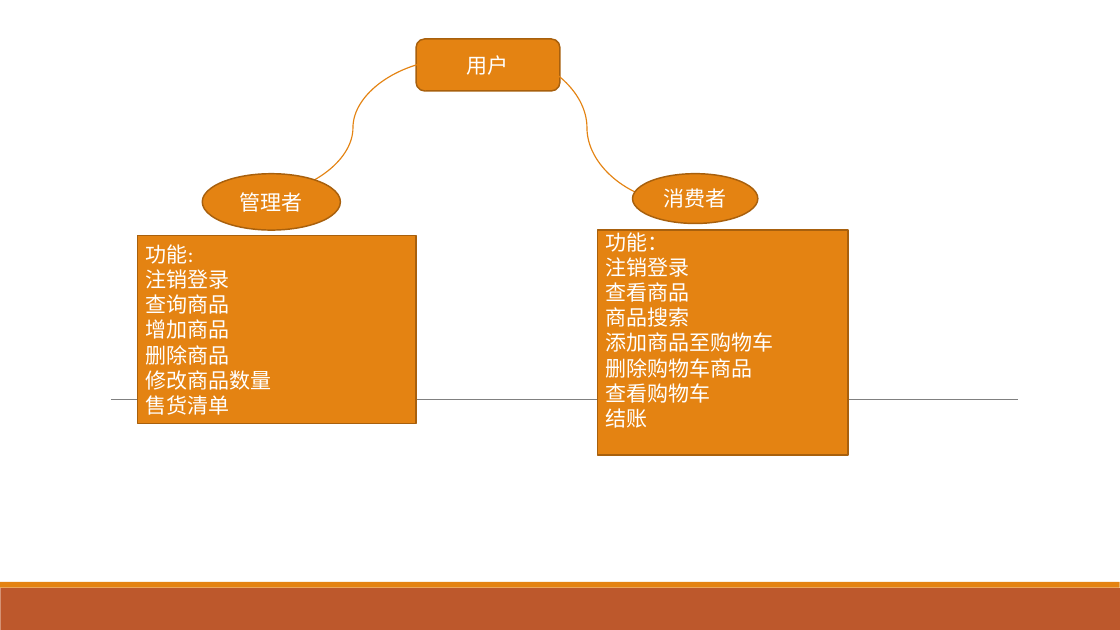
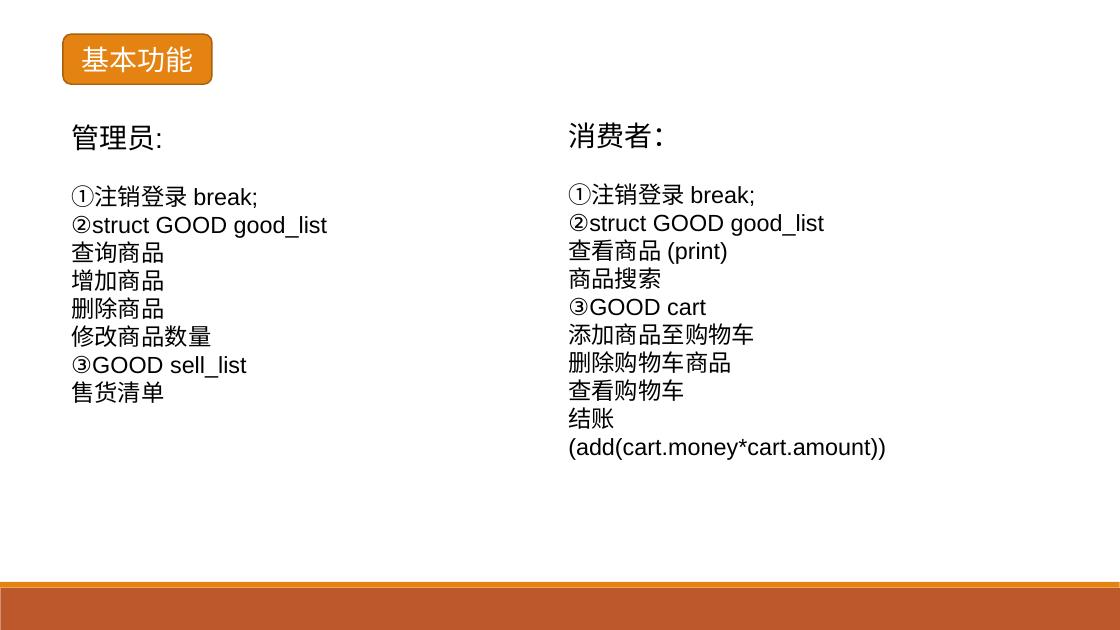
Before and after one commit to kingyaaa/Winter_Project, a slide deck: slide 2 of Project/winter project.pptx (slide 1 before the commit). Drawn at 1120x630 pixels with LibreOffice and Linux fonts; fonts in the diff are those of the drawing. Boxes give left, top, right and bottom in pixels: in the first picture for what was removed or moved away, otherwise in the second. Text is boxed around its words. In the diff, an @@ line names an element or a change of style, - is before the commit and + after.

```diff
--- a/Project/winter project.pptx
+++ b/Project/winter project.pptx
@@ rounded rectangle added at [63,34,212,85], fill #E48312, outline #A9610D 1.25 pt, 24 pt, text #FFFFFF @@
+基本功能
@@ rounded rectangle removed at [416,39,560,91] @@
-用户
@@ curved double arrow removed from (497, 54) to (678, 202) @@
@@ curved double arrow removed from (452, 60) to (255, 196) @@
@@ text "管理员:" at [71,124,327,403]: fill #E48312 to none; outline #A9610D 1.25 pt to none @@
@@ text "管理员:": place and size @@
-text "管理员:" at [138,235,417,423]
+text "管理员:" at [71,124,327,403]
@@ text at [71,124,327,238]: text changed; size 18 to 20 pt; font Calibri to Arial; text colour #FFFFFF to #000000 @@
-功能:
-注销登录
+管理员:
+①注销登录 break;
+②struct GOOD good_list
@@ text "消费者：": place and size @@
-text "消费者：" at [597,230,848,455]
+text "消费者：" at [568,122,886,460]
@@ text "消费者：" at [568,122,886,460]: fill #E48312 to none; outline #A9610D 1.25 pt to none @@
@@ text at [568,122,824,264]: text changed; size 18 to 20 pt; font Calibri to Arial; text colour #FFFFFF to #000000 @@
-功能：
-注销登录
-查看商品
+消费者：
+①注销登录 break;
+②struct GOOD good_list
+查看商品 (print)
@@ ellipse removed at [202,174,340,230] @@
-管理者
@@ ellipse removed at [633,174,758,223] @@
-消费者
@@ text at [71,241,211,403]: size 18 to 20 pt, font Calibri to Arial, text colour #FFFFFF to #000000 in "查询商品", "增加商品", "删除商品", "修改商品数量" and 1 more places @@
@@ text at [568,267,755,401]: size 18 to 20 pt, font Calibri to Arial, text colour #FFFFFF to #000000 in "商品搜索", "添加商品至购物车", "删除购物车商品", "查看购物车" @@
@@ text at [667,300,706,316]: paragraph added @@
+③GOOD cart
@@ text at [170,356,247,378]: paragraph added @@
+③GOOD sell_list
@@ line removed from (111, 399) to (1018, 399) @@
@@ text at [568,407,886,460]: text changed; size 18 to 20 pt; font Calibri to Arial; text colour #FFFFFF to #000000 @@
-结账
+结账(add(cart.money*cart.amount))
```
Also in this commit, not shown: 5 slides added.
